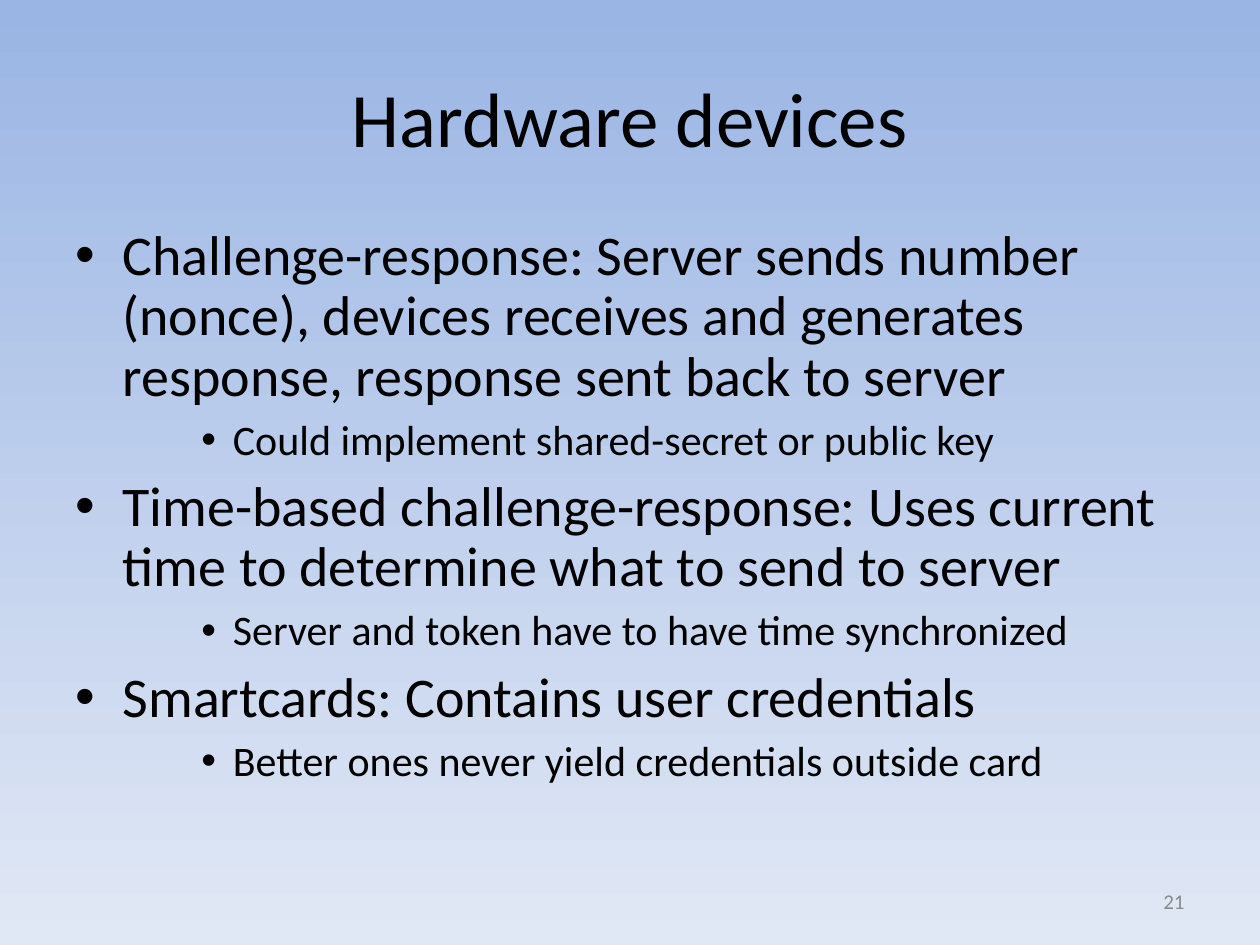
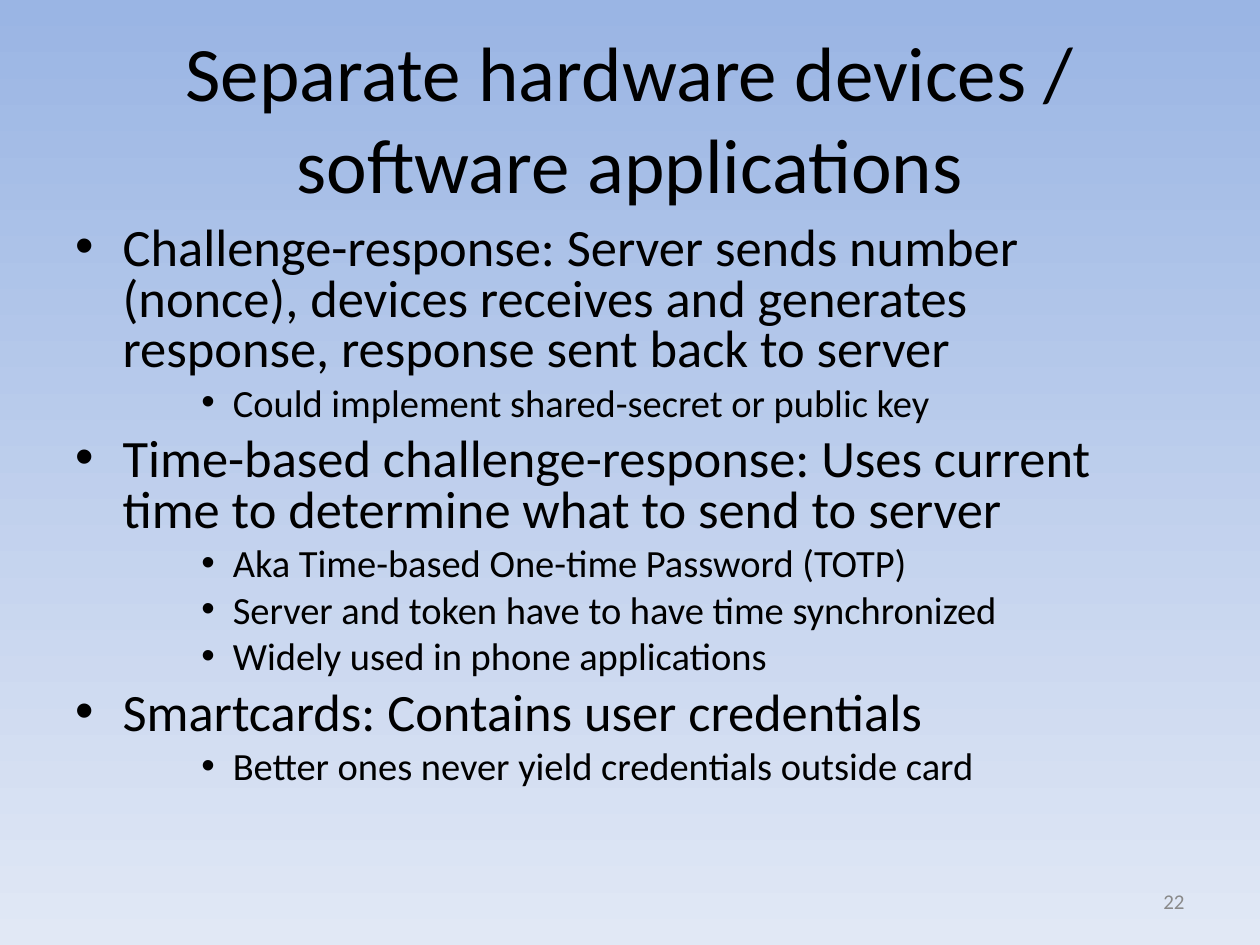
Before and after one commit to david-a-wheeler/david-a-wheeler.github.io, a slide deck: slide 22 of secure-class/presentations/Secure-Software-1-Introduction.ppt (slide 21 before the commit). Drawn at 1260x945 pixels with LibreOffice and Linux fonts; fonts in the diff are those of the drawing. Boxes give left, top, right and bottom in pixels: in the first picture for what was removed or moved away, otherwise in the second. Text is boxed around its words. In the diff, an @@ line names an element or a change of style, - is before the commit and + after.

```diff
--- a/secure-class/presentations/Secure-Software-1-Introduction.ppt
+++ b/secure-class/presentations/Secure-Software-1-Introduction.ppt
@@ title at [185, 47, 1027, 206]: text changed @@
-Hardware devices
+Separate hardware devices / software applications
@@ text at [123, 229, 1090, 787]: size 32 to 30 pt in "Challenge-response: Server sends number (nonce), devices rec ...", "Time-based challenge-response: Uses current time to determin ...", "Smartcards: Contains user credentials"; size 24 to 22 pt in "Could implement shared-secret or public key", "Server and token have to have time ...", "Better ones never yield credentials outside card"; line spacing 0.9 to 0.8 @@
@@ text at [233, 549, 906, 582]: paragraph added @@
+    • Aka Time-based One-time Password (TOTP)
@@ text at [233, 643, 766, 677]: paragraph added @@
+    • Widely used in phone applications
@@ page number at [1163, 895, 1184, 909]: text changed @@
-21
+22
```
Also in this commit, not shown: 9 other slides changed, 3 slides added, 1 other file.
